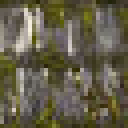
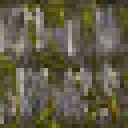
Revision of a layered 128 × 128 image; what changed, layer by layer:
added layer "Pasted Layer #2" above "Pasted Layer" over 0, 8, 84, 112
